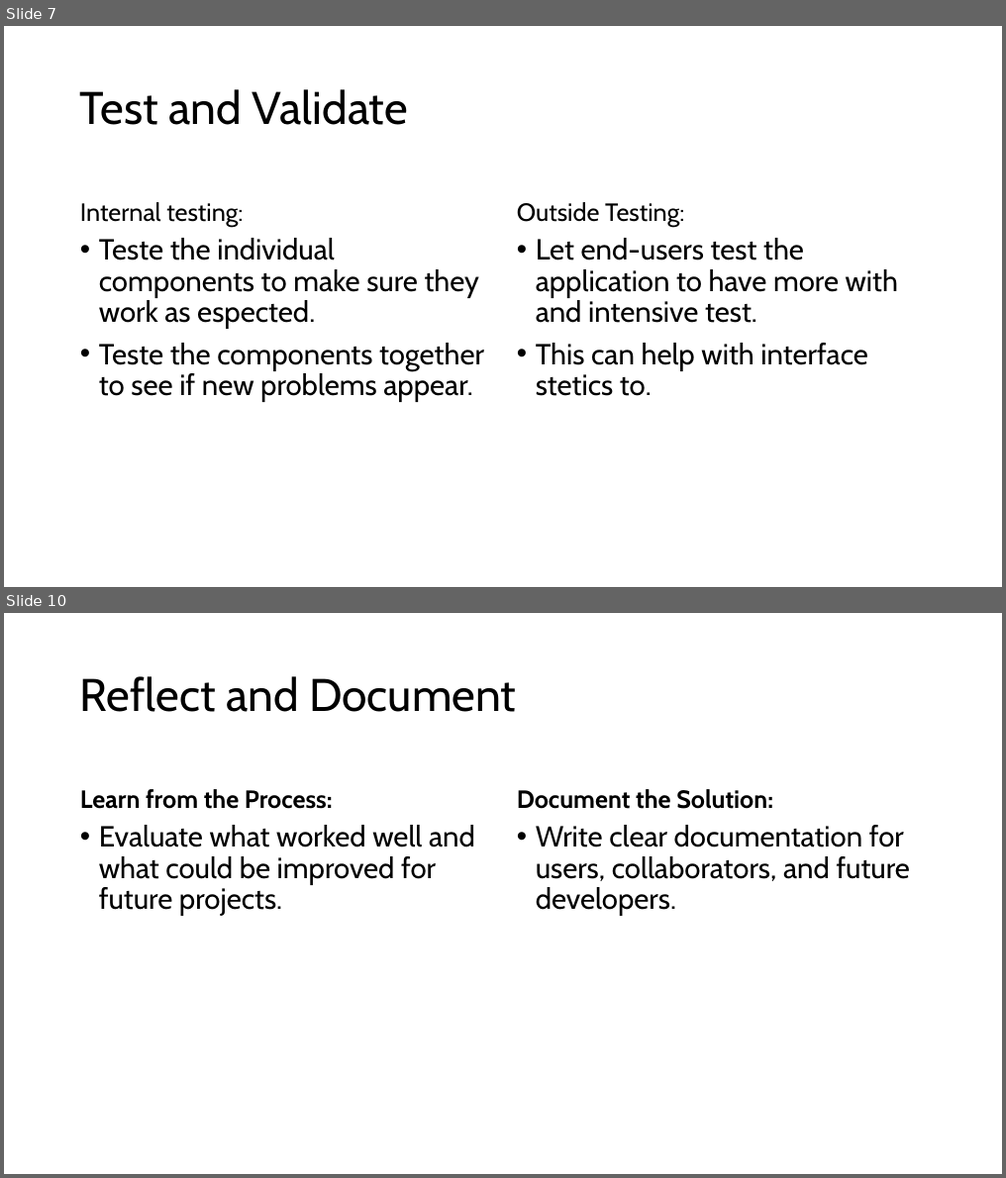
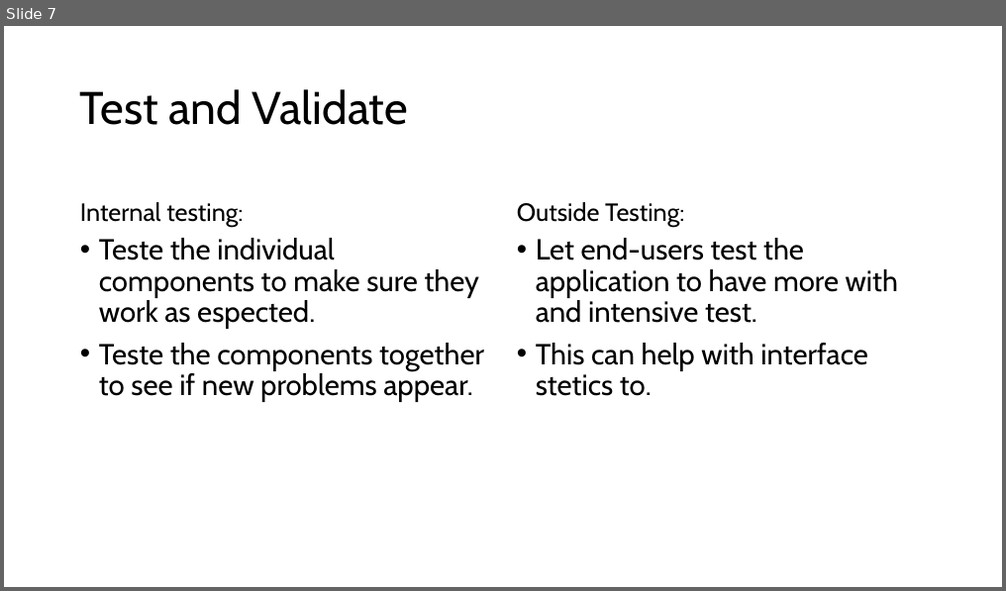
Before and after one commit to Licinio14/softdev, a slide deck: ingles/Apresentação.pptx. Shown one above the other, each under a label of ours: slides 7 and 10 before the commit, slide 7 after it; the slides between them are not shown. The pictures are 1006x1178 and 1006x591 pixels, drawn with LibreOffice and Linux fonts; fonts in the diff are those of the drawing. Boxes give left, top, right and bottom in pixels: in the first picture for what was removed or moved away, otherwise in the second. Text is boxed around its words. In the diff, an @@ line names an element or a change of style, - is before the commit and + after.

```diff
--- a/ingles/Apresentação.pptx
+++ b/ingles/Apresentação.pptx
@@ slide 10 removed at [4, 613, 1002, 1174], background #FFFFFF @@
@@ title removed at [80, 676, 516, 712] @@
-Reflect and Document
@@ text removed at [80, 789, 333, 809] @@
-Learn from the Process:
@@ text removed at [517, 789, 773, 809] @@
-Document the Solution:
@@ text removed at [99, 825, 475, 916] @@
-• Evaluate what worked well and what could be improved for future projects.
@@ text removed at [536, 825, 910, 916] @@
-• Write clear documentation for users, collaborators, and future developers.
```
Also in this commit, not shown: 2 slides changed, 2 other slides removed.
